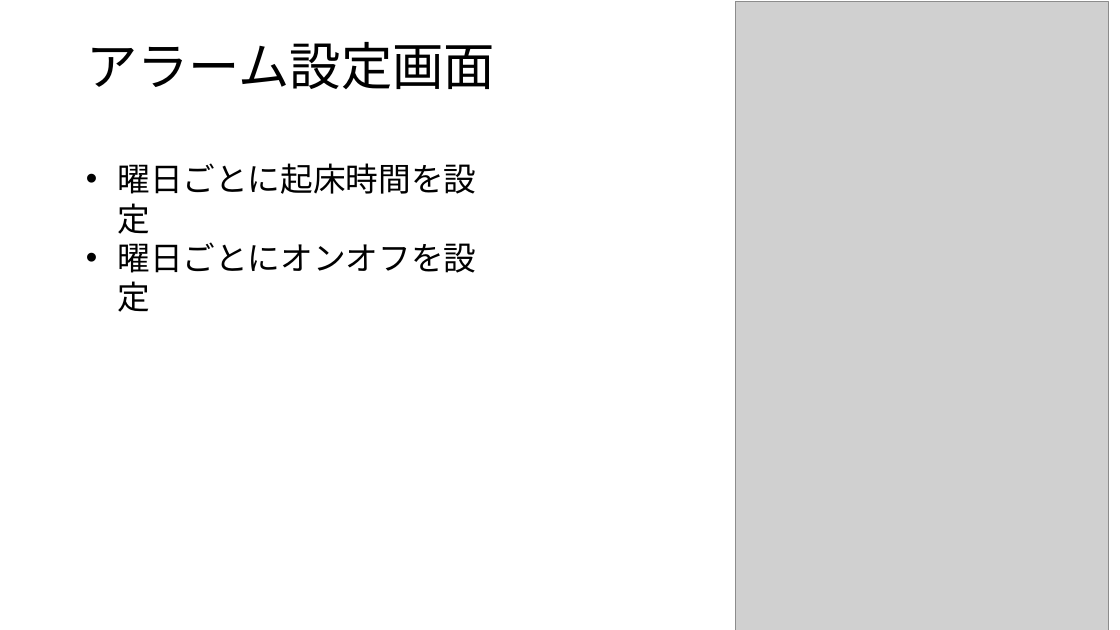
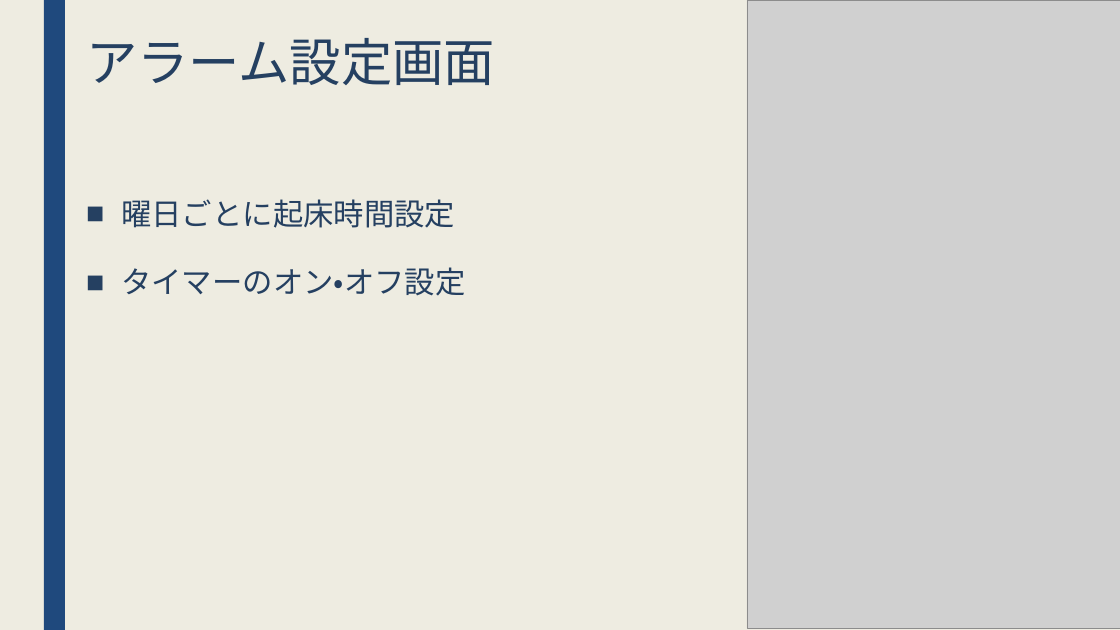
Before and after one commit to jack-app/jackhack2018_F, a slide deck: slide 5 of htmlcss/pptx/teamF.pptx. Drawn at 1120x630 pixels with LibreOffice and Linux fonts; fonts in the diff are those of the drawing; grey boxes stand for pictures. Boxes give left, top, right and bottom in pixels: in the first picture for what was removed or moved away, otherwise in the second. Text is boxed around its words. In the diff, an @@ line names an element or a change of style, - is before the commit and + after.

```diff
--- a/htmlcss/pptx/teamF.pptx
+++ b/htmlcss/pptx/teamF.pptx
@@ background #FFFFFF to #EEECE1 @@
@@ rectangle added at box(44, 0, 65, 630), fill #1F497D @@
@@ picture: place and size @@
-picture at box(735, 2, 1108, 630)
+picture at box(747, 0, 1120, 628)
@@ title "アラーム設定画面" at box(86, 38, 495, 85): font Calibri to Lato, text colour #000000 to #254061; line spacing 0.9 to 0.89; vertical alignment middle to top @@
@@ text at box(121, 199, 465, 296): text changed; size 28 to 26 pt; font Calibri to Lato; text colour #000000 to #254061 @@
-• 曜日ごとに起床時間を設定
-• 曜日ごとにオンオフを設定
+■ 曜日ごとに起床時間設定
+■ タイマーのオン・オフ設定
```
Also in this commit, not shown: 5 other slides changed, 1 slide added, 1 slide removed.
